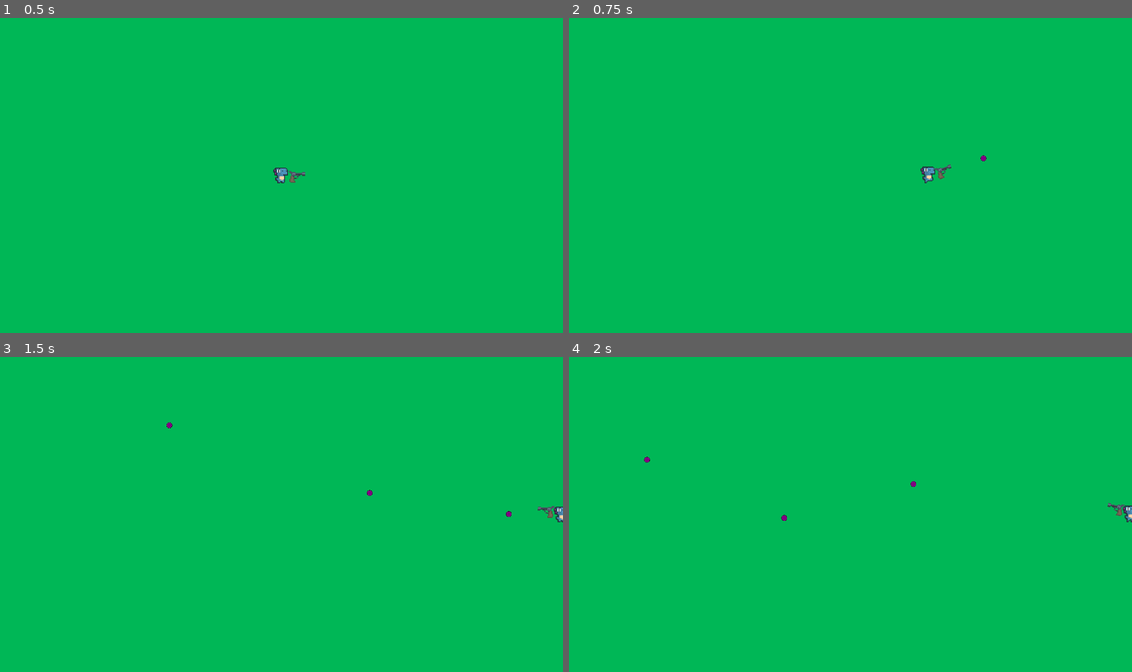
Above: before the commit, frames 1-4 (two rows, left to right).
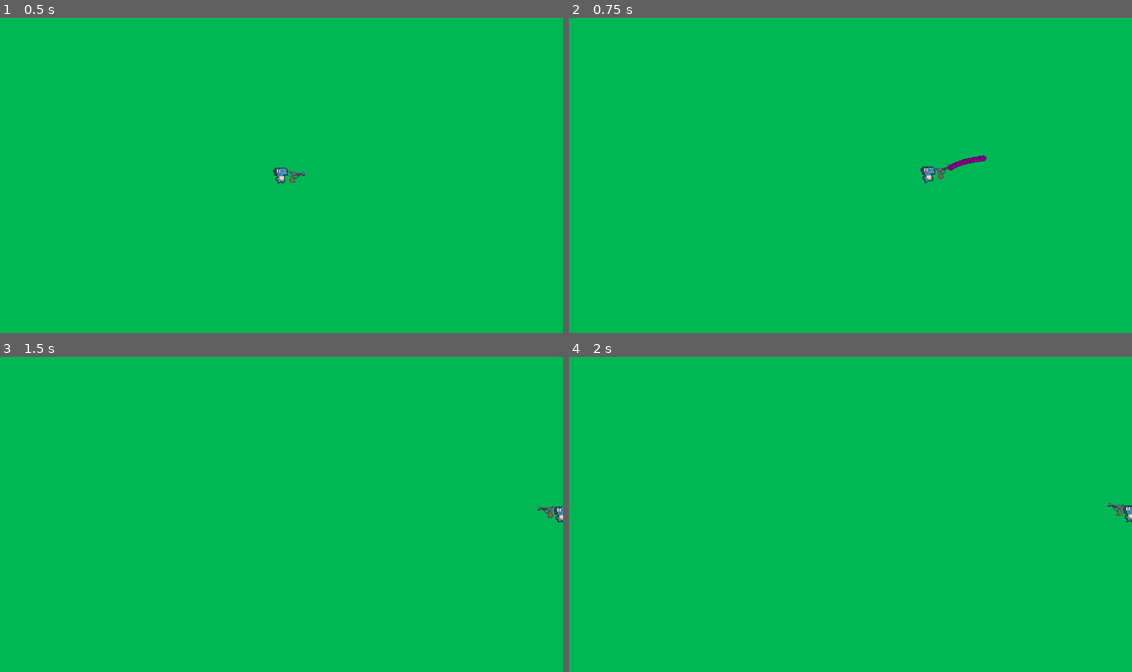
Above: after the commit, the same moments.

Repository: zeezer-xd/Hungry-Cheetah
Game: Godot game, scene res://Scenes/game_scene.tscn
Same seed, same stepped clock (60 frames per second), same inputs: the game is played once before the commit and once after it.
Inputs (mouse positions are in pixels of both pictures, inside the frame that each line leads up to):
- Up to frame 1 (0.5 s): no input
- Up to frame 2 (0.75 s): move the mouse to (974, 159) at 0.52 s; press the mouse at (974, 159) at 0.53 s; hold D (move_right) from 0.53 s (still down)
- Up to frame 3 (1.5 s): release D (move_right) at 1.25 s; release the mouse at (405, 498) at 1.25 s; drag from (168, 530) to (298, 464) at 1.27 s
- Up to frame 4 (2 s): no input

Frame 1 is identical in both runs. In frame 2, 0.1% of the frame differs, in the area x 67-74%, y 43-49%; in frame 3, less than 0.1%; in frame 4, less than 0.1%.

Commit message:
fixed the roload

Diff:
--- a/Scenes/game_scene.tscn
+++ b/Scenes/game_scene.tscn
@@ -1,7 +1,9 @@
-[gd_scene load_steps=3 format=3 uid="uid://dgoww86h85ocm"]
+[gd_scene load_steps=4 format=3 uid="uid://dgoww86h85ocm"]
 
 [ext_resource type="PackedScene" uid="uid://buf2wtcrdukhc" path="res://Scenes/player.tscn" id="1_x87qo"]
 [ext_resource type="PackedScene" uid="uid://drg6fk5fkwwyi" path="res://Scenes/bullet.tscn" id="2_b6fju"]
+
+[sub_resource type="TileSet" id="TileSet_b6fju"]
 
 [node name="game_scene" type="Node2D"]
 
@@ -12,3 +14,8 @@
 zoom = Vector2(2, 2)
 
 [node name="Bullet" parent="." instance=ExtResource("2_b6fju")]
+position = Vector2(-27, 26)
+
+[node name="TileMap" type="TileMap" parent="."]
+tile_set = SubResource("TileSet_b6fju")
+format = 2
--- a/Scripts/gun.gd
+++ b/Scripts/gun.gd
@@ -40,6 +40,7 @@
 		if not right_click_was_pressed:
 			right_click_was_pressed = true
 			reload()
+			await get_tree().create_timer(fire_rate).timeout
 			print("Reloading...")
 	else:
 		right_click_was_pressed = false
@@ -53,7 +54,6 @@
 			if bullets_left > 0:
 				shoot()
 				can_shoot = false
-				await get_tree().create_timer(fire_rate).timeout
 				can_shoot = true
 			else:
 				await reload()
